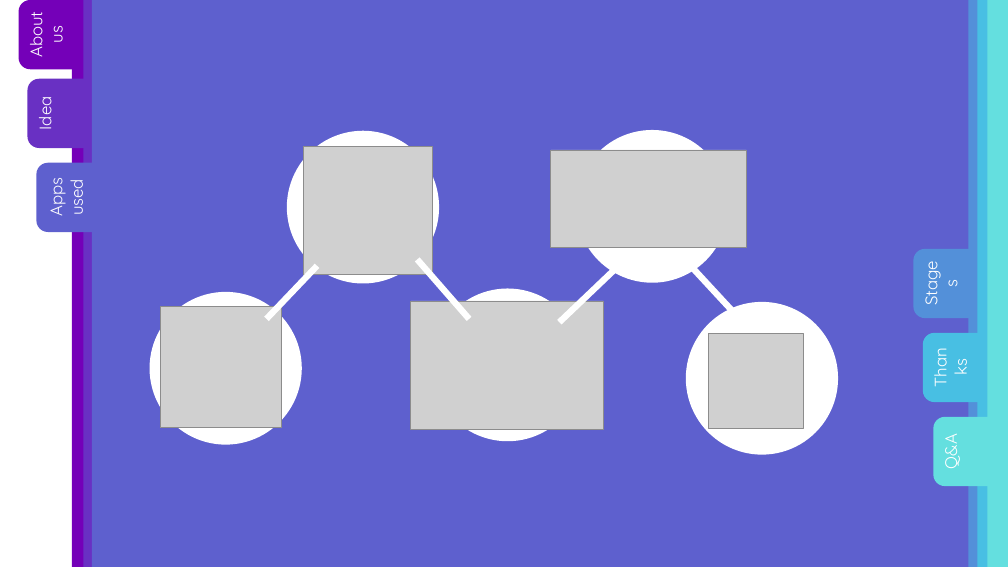
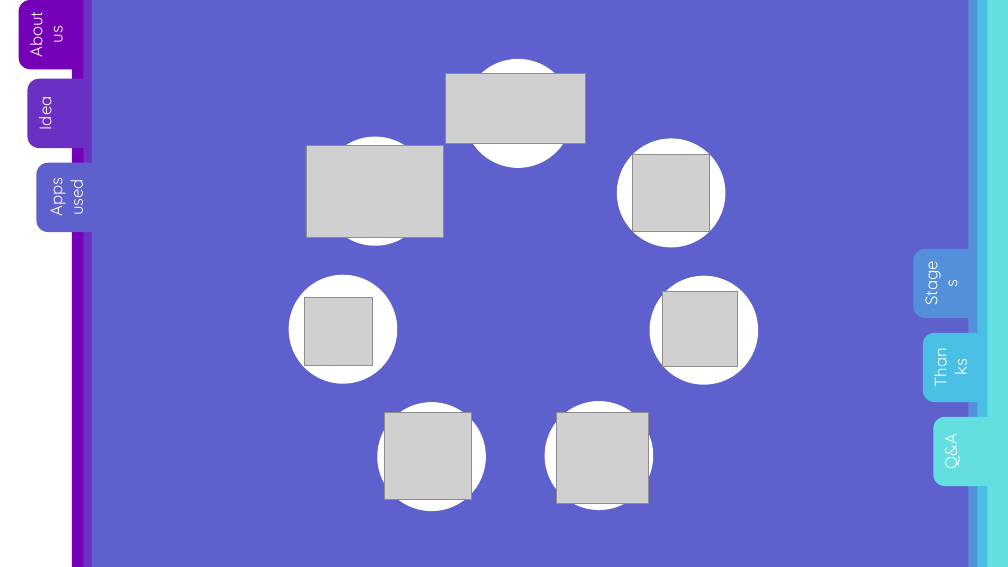
Before and after one commit to mssevov18/AquaMarine-Project, a slide deck: slide 4 of Presentation and Documentation/Presentation.pptx. Drawn at 1008x567 pixels with LibreOffice and Linux fonts; fonts in the diff are those of the drawing; grey boxes stand for pictures. Boxes give left, top, right and bottom in pixels: in the first picture for what was removed or moved away, otherwise in the second. Text is boxed around its words. In the diff, an @@ line names an element or a change of style, - is before the commit and + after.

```diff
--- a/Presentation and Documentation/Presentation.pptx
+++ b/Presentation and Documentation/Presentation.pptx
@@ ellipse: place and size @@
-ellipse at [576, 130, 728, 283]
+ellipse at [464, 59, 572, 168]
@@ picture: place and size @@
-picture at [551, 150, 747, 247]
+picture at [446, 73, 586, 143]
@@ picture: place and size @@
-picture at [411, 301, 603, 430]
+picture at [306, 145, 444, 237]
@@ ellipse: place and size @@
-ellipse at [432, 289, 584, 442]
+ellipse at [321, 137, 430, 246]
@@ ellipse added at [617, 138, 726, 247], fill #FFFFFF @@
@@ picture added at [633, 154, 710, 231] @@
@@ line removed from (266, 319) to (317, 266) @@
@@ line removed from (417, 259) to (470, 319) @@
@@ line removed from (560, 322) to (620, 265) @@
@@ line removed from (693, 268) to (745, 324) @@
@@ ellipse: place and size @@
-ellipse at [686, 302, 838, 454]
+ellipse at [289, 274, 398, 383]
@@ picture: place and size @@
-picture at [709, 333, 804, 429]
+picture at [305, 297, 373, 365]
@@ ellipse added at [650, 276, 758, 385], fill #FFFFFF @@
@@ picture added at [662, 292, 738, 368] @@
@@ ellipse: place and size @@
-ellipse at [150, 292, 302, 445]
+ellipse at [377, 402, 486, 511]
@@ picture: place and size @@
-picture at [160, 307, 281, 428]
+picture at [385, 413, 471, 499]
@@ ellipse: place and size @@
-ellipse at [287, 131, 439, 284]
+ellipse at [544, 402, 653, 510]
@@ picture: place and size @@
-picture at [304, 146, 433, 274]
+picture at [557, 412, 648, 504]
```
Also in this commit, not shown: 3 other slides changed.
